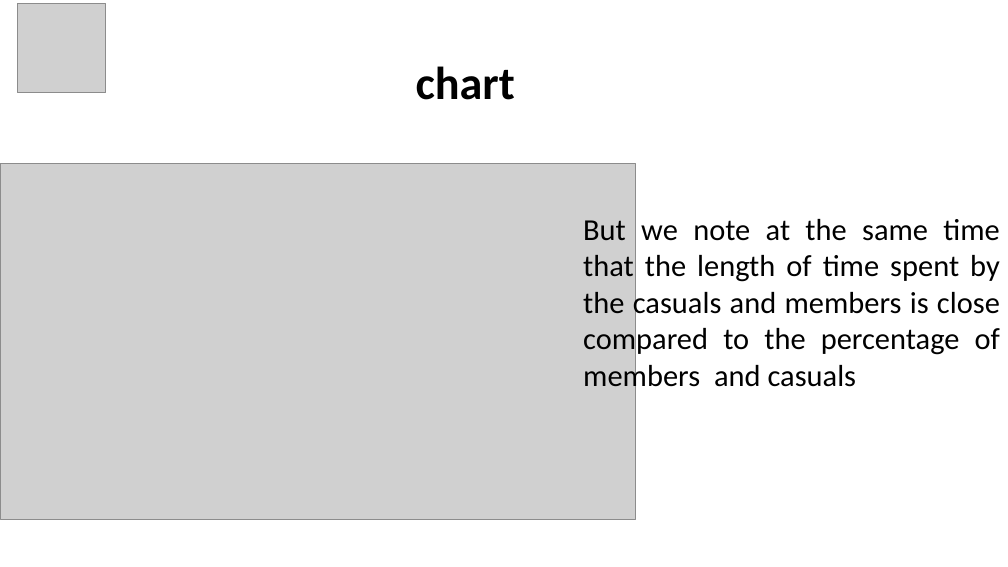
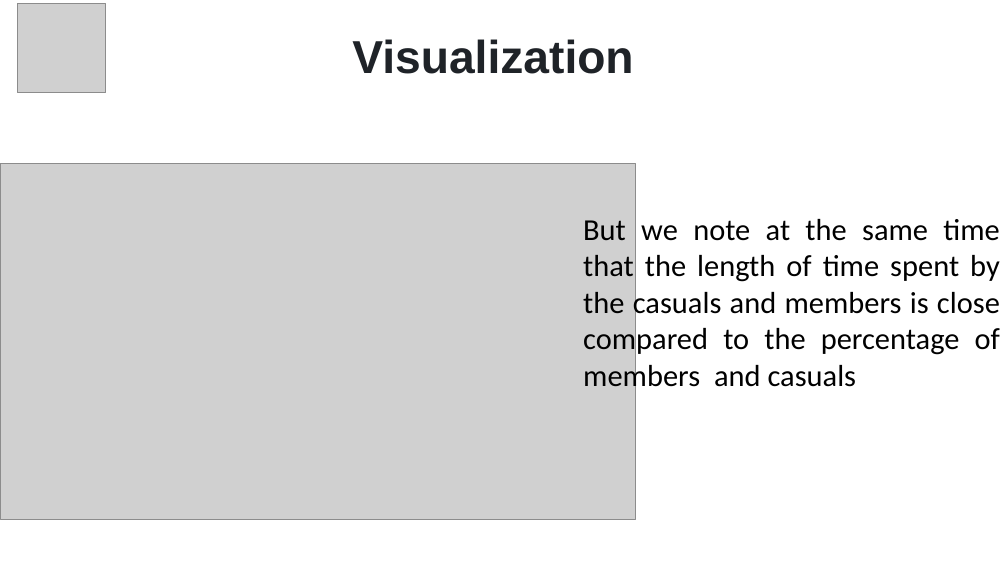
Before and after one commit to O-laksir/PowerBI-Cyclistic-, a slide deck: slide 8 of Cyclistic.pptx (slide 6 before the commit). Drawn at 1008x567 pixels with LibreOffice and Linux fonts; fonts in the diff are those of the drawing; grey boxes stand for pictures. Boxes give left, top, right and bottom in pixels: in the first picture for what was removed or moved away, otherwise in the second. Text is boxed around its words. In the diff, an @@ line names an element or a change of style, - is before the commit and + after.

```diff
--- a/Cyclistic.pptx
+++ b/Cyclistic.pptx
@@ text added at box(352, 39, 633, 74), 44 pt, text #1F2328, bold @@
+Visualization
@@ text removed at box(416, 66, 515, 100) @@
-chart
```
Also in this commit, not shown: 8 other slides changed, 2 slides added.
